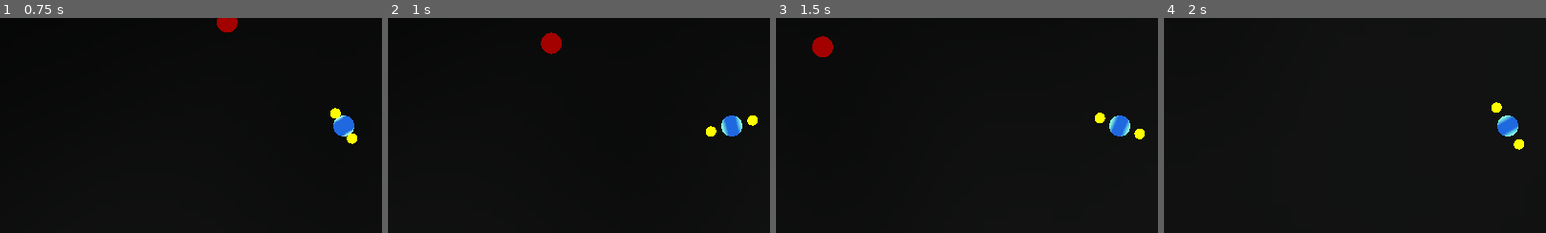
Above: before the commit, frames 1-4 (left to right).
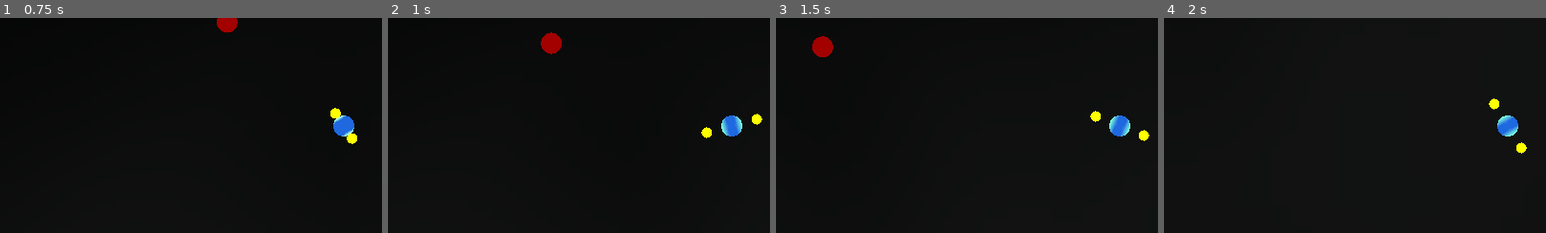
Above: after the commit, the same moments.

Repository: doctor-g/LD55
Game: Godot game, scene res://world.tscn
The game is run twice, just before and just after one commit, with the same random seed, the same clock (stepped at 60 frames per second) and the same inputs.
Inputs (mouse positions are % of the whole screen's width and height, from its top left):
- Up to frame 1 (0.75 s): tap Enter at 0.5 s; move the mouse to (72, 45) at 0.52 s; hold D (move_right) from 0.53 s (still down); tap Space (summon) at 0.6 s
- Up to frame 2 (1 s): keep holding D (move_right)
- Up to frame 3 (1.5 s): move the mouse to (30, 55) at 1.27 s; release D (move_right) at 1.28 s; hold S (move_down) from 1.28 s (still down); tap Space (summon) at 1.35 s
- Up to frame 4 (2 s): keep holding S (move_down)
The pictures show only the part of the screen within x 5-55%, y 25-75%; the shares and areas given below are measured in that part.

Frame 1 is identical in both runs. In frame 2, 0.2% of the frame differs, in the area x 82-98%, y 44-56%; in frame 3, 0.2%, in the area x 82-98%, y 43-58%; in frame 4, 0.2%.

Commit message:
Spread out orbitals a bit more
This makes the first move a bit less difficult

Diff:
--- a/project/satellite.gd
+++ b/project/satellite.gd
@@ -2,6 +2,7 @@
 
 const SPEED := 5.0
 const ACCELERATION := 0.1
+const DISTANCE_PER_ORBITAL := 1.2
 
 var angle := 0.0
 var orbital := 1
@@ -11,7 +12,7 @@
 
 func _physics_process(delta: float) -> void:
 	angle = fmod(angle + SPEED / orbital * delta, TAU)
-	_radius = move_toward(_radius, orbital, ACCELERATION)
+	_radius = move_toward(_radius, orbital * DISTANCE_PER_ORBITAL, ACCELERATION)
 	position = Vector3(sin(angle), 0, cos(angle)) * _radius
 
 
